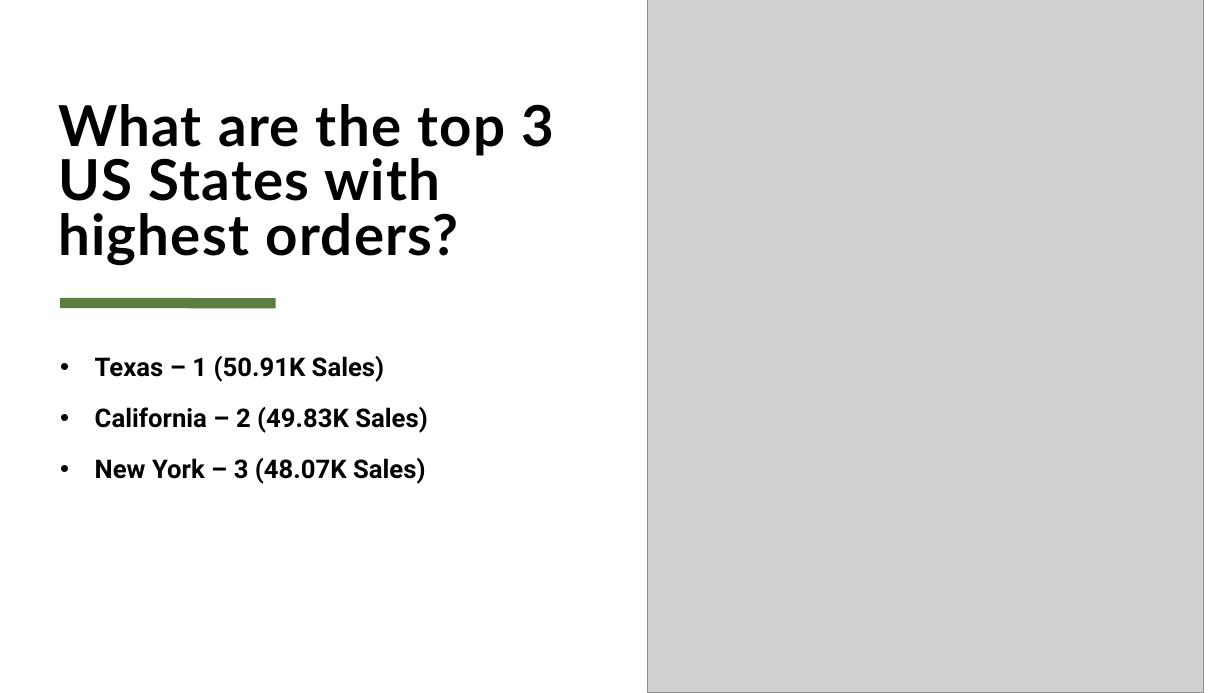
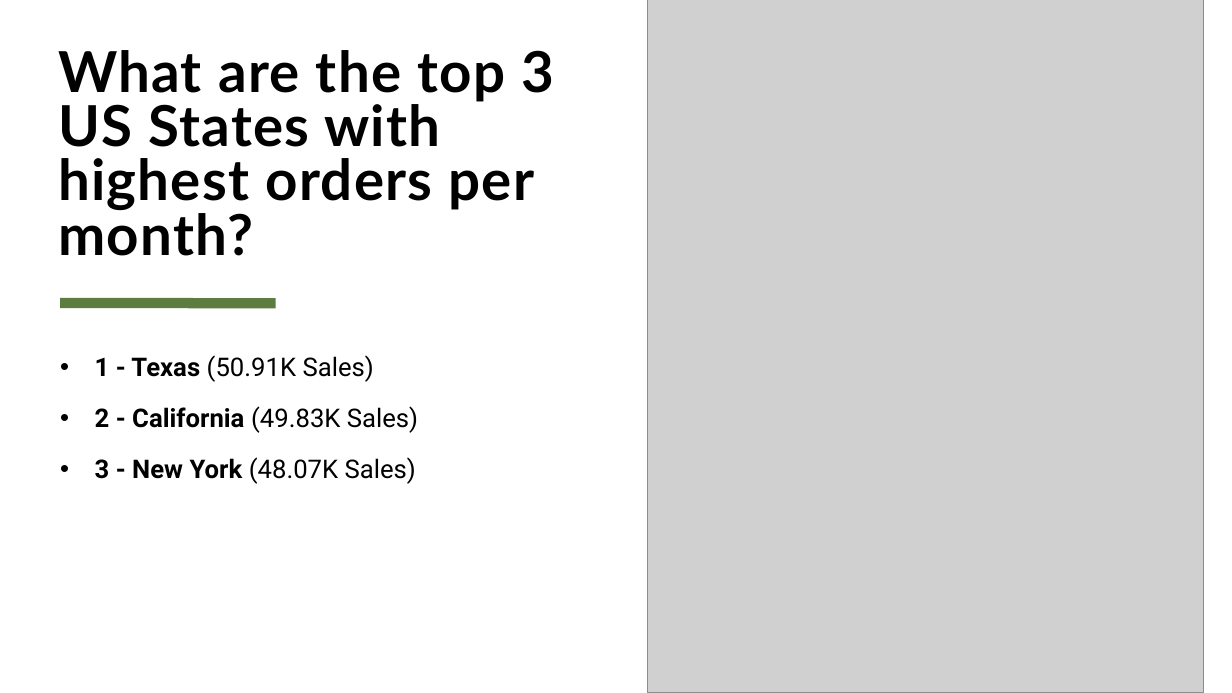
Before and after one commit to SumanDuduka/U.S.-E-Commerce-Trends-Analysis-with-Tableau-and-PostgreSQL, a slide deck: slide 4 of Project Info.pptx. Drawn at 1232x693 pixels with LibreOffice and Linux fonts; fonts in the diff are those of the drawing; grey boxes stand for pictures. Boxes give left, top, right and bottom in pixels: in the first picture for what was removed or moved away, otherwise in the second. Text is boxed around its words. In the diff, an @@ line names an element or a change of style, - is before the commit and + after.

```diff
--- a/Project Info.pptx
+++ b/Project Info.pptx
@@ title at (x1=58, y1=50, x2=554, y2=256): text changed @@
-What are the top 3 US States with highest orders?
+What are the top 3 US States with highest orders per month?
@@ text at (x1=95, y1=355, x2=418, y2=484): text changed; bold off @@
-• Texas – 1 (50.91K Sales)
-• California – 2 (49.83K Sales)
-• New York – 3 (48.07K Sales)
+• 1 - Texas (50.91K Sales)
+• 2 - California (49.83K Sales)
+• 3 - New York (48.07K Sales)
```
Also in this commit, not shown: 2 other slides changed.
